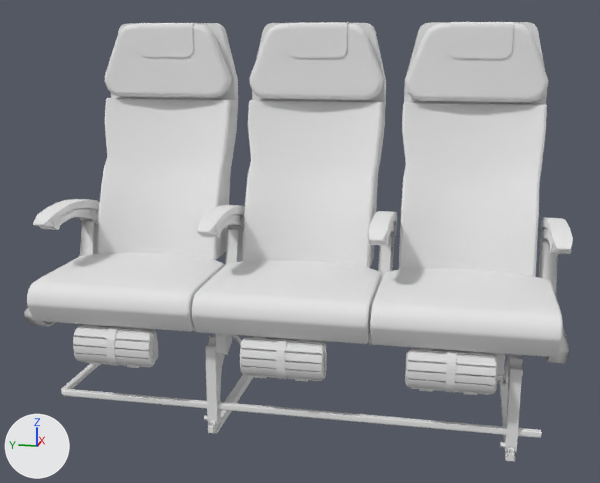
The OBJ model sample_models/Econamy_Seat.obj, before and after one commit.
Rendered twice from a 50 mm lens placed at (-22.53, -4.82, 11.46), pointed at (1.82, 0.05, 5.37). The lights are fixed; the arrows at lower left show +X, +Y and +Z. Where no turn or scale is listed for an object, it has been applied to the vertices. Vertices at the same position are counted once.

The first picture shows 'Econamy_Seat'.
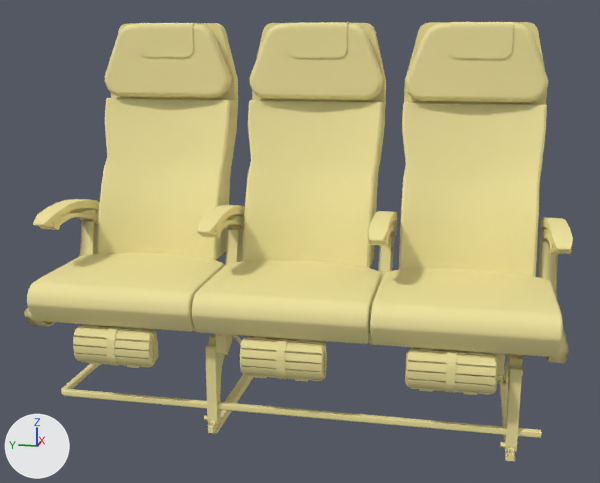
The newer file is also rescaled (x8.777) as a whole; pictures and numbers use the older file's frame.

Where the change shows, as pixel boxes (x1, y1, x2, y2) in the pictures (600 x 483 px; the box of a moved part takes in the faces that stretch with it):
part 1 of me_econamy_seat, moved or reshaped
    before: (40, 23, 569, 459)
    after: (40, 23, 569, 395)
part 2 of me_econamy_seat, recoloured (white to beige)
    both: (24, 220, 569, 462)
part 3 of me_econamy_seat, recoloured
    both: (98, 22, 547, 276)
part 4 of me_econamy_seat, recoloured (white to beige)
    both: (27, 263, 563, 357)
part 5 of me_econamy_seat, recoloured (white to beige)
    both: (105, 23, 548, 102)
part 6 of me_econamy_seat, recoloured (white to beige)
    both: (33, 200, 571, 254)
part 7 of me_econamy_seat, recoloured (white to beige)
    both: (74, 327, 498, 394)
part 8 of me_econamy_seat, recoloured (white to beige)
    both: (138, 22, 514, 54)

Patch to the scene script:
```diff
--- a/sample_models/Econamy_Seat.obj.py
+++ b/sample_models/Econamy_Seat.obj.py
@@ mat_wire_224198087 @@
+mat_wire_224198087 = principled_material('wire_224198087')
+mat_wire_224198087.base_color = (0.878, 0.776, 0.341)  # beige #f1e49e
+mat_wire_224198087.roughness = 0.821
@@ me_econamy_seat @@
 # used by ob_econamy_seat; location = (0.0, 0.0, 0.0)
-me_econamy_seat.from_pydata(...)  # 12728 vertices, 11048 faces; spans x -1.5..5.3, y -7.8..8.0, z -0.1..11.9
+me_econamy_seat.from_pydata(...)  # 12716 vertices, 11056 faces; spans x -1.5..5.3, y -7.8..8.0, z -0.1..11.9
+# me_econamy_seat part 1: 668 vertices moved within x -1.3..4.6, y -7.7..8.0, z 0.5..11.9; 13 vertices removed from x 0.0..3.5, y -7.8..8.0, z 0.0..6.0; 1 vertex added at x 2.6, y -2.0, z 5.3
+# me_econamy_seat part 2: 3500 faces spanning x -1.0..5.3, y -7.7..7.9, z -0.1..6.0 switch from mat_seat_pre_pcylinder6sg (white #e7e7e7) to mat_wire_224198087 (beige #f1e49e)
+# me_econamy_seat part 3: 780 faces spanning x 2.5..5.1, y -7.2..7.2, z 4.5..11.9 switch from mat_seat_pre_polysurface198sg (white #e7e7e7) to mat_wire_224198087 (beige #f1e49e)
+# me_econamy_seat part 4: 180 faces spanning x -1.5..3.2, y -7.5..7.5, z 3.3..4.5 switch from mat_seat_pre_pcube6sg (white #e7e7e7) to mat_wire_224198087 (beige #f1e49e)
+# me_econamy_seat part 5: 294 faces spanning x 3.9..4.5, y -7.2..7.2, z 9.5..11.9 switch from mat_seat_pre_polysurface242sg (white #e7e7e7) to mat_wire_224198087 (beige #f1e49e)
+# me_econamy_seat part 6: 723 faces spanning x -0.1..3.8, y -7.8..8.0, z 5.3..6.3 switch from mat_seat_pre_polysurface209sg (white #e7e7e7) to mat_wire_224198087 (beige #f1e49e)
+# me_econamy_seat part 7: 686 faces spanning x -1.3..-0.1, y -5.9..6.2, z 2.0..3.5 switch from mat_seat_pre_polysurface231sg (white #e7e7e7) to mat_wire_224198087 (beige #f1e49e)
+# me_econamy_seat part 8: 53 faces spanning x 3.9..4.9, y -6.0..5.8, z 10.8..11.9 switch from mat_seat_pre_pcube20sg (white #e7e7e7) to mat_wire_224198087 (beige #f1e49e)
```
